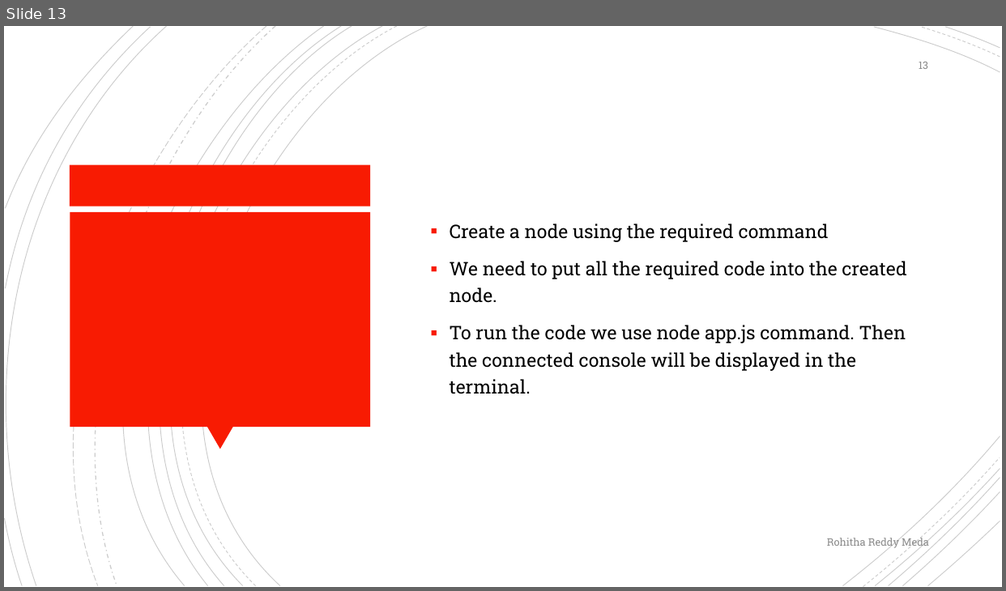
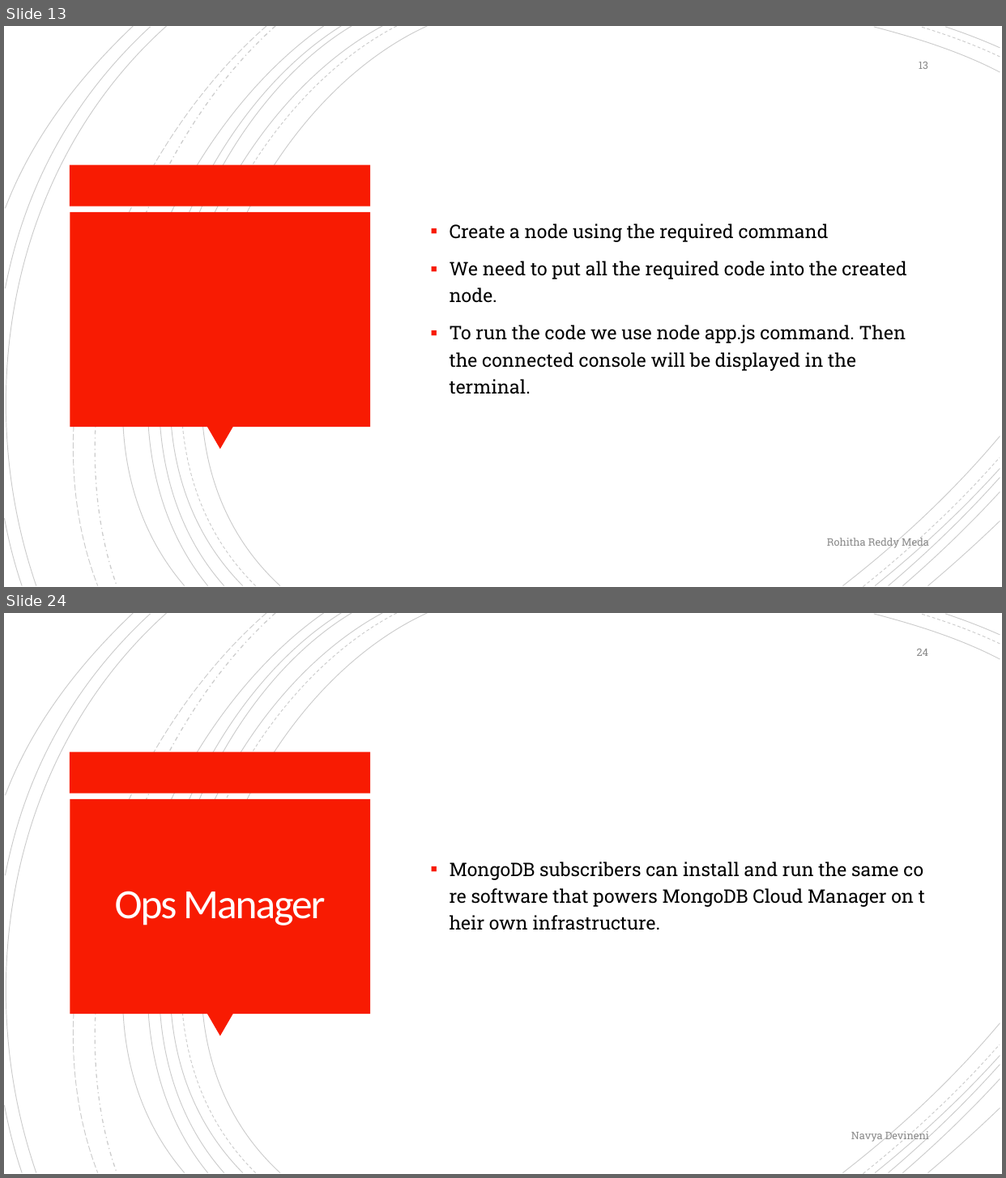
Before and after one commit to anshithavelagapudi/MongoDb-Project, a slide deck: MongoDB_with_Atlas.pptx. Shown one above the other, each under a label of ours: slide 13 before the commit, slides 13 and 24 after it; the slides between them are not shown. The pictures are 1006x591 and 1006x1178 pixels, drawn with LibreOffice and Linux fonts; fonts in the diff are those of the drawing. Boxes give left, top, right and bottom in pixels: in the first picture for what was removed or moved away, otherwise in the second. Text is boxed around its words. In the diff, an @@ line names an element or a change of style, - is before the commit and + after.

```diff
--- a/MongoDB_with_Atlas.pptx
+++ b/MongoDB_with_Atlas.pptx
@@ slide 24 added at (4,613,1002,1174), background #FFFFFF; not listed: 24 template elements that a slide beside it also shows @@
@@ page number added at (917,649,928,656), 10 pt, text #8C8C8C @@
+24
@@ text added at (450,862,914,931), 18 pt, text #000000 @@
+▪ MongoDB subscribers can install and run the same core software that powers MongoDB Cloud Manager on their own infrastructure.
@@ title added at (115,891,325,926), 40 pt, text #FFFFFF @@
+Ops Manager
@@ text added at (851,1130,929,1143), 10 pt, text #8C8C8C @@
+Navya Devineni
```
Also in this commit, not shown: 8 slides changed, 10 other slides added.
